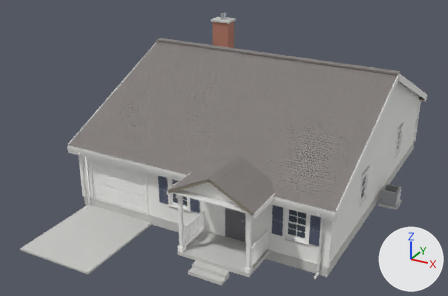
The FBX model Game/Assets/_Project/Art/Environment/Buildings/SM_House_1F_A.fbx, before and after one commit.
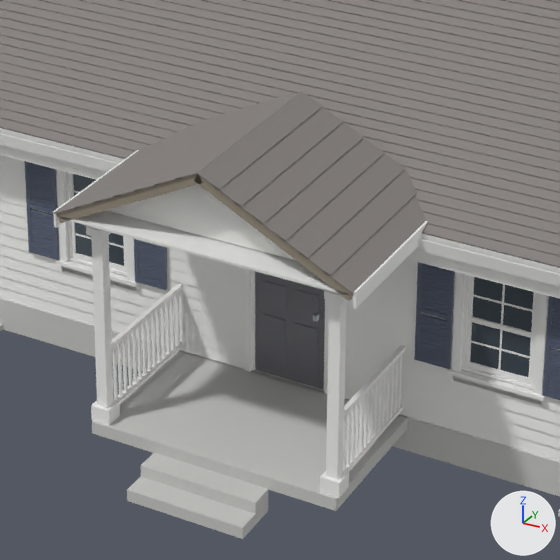
The first picture shows the older version from a 50 mm camera at (12.2, -26.6, 14.3) aimed at (-0.7, -3.1, 2.6). The close-ups show the older and then the newer version on the part from 34% to 70% of the width and 43% to 99% of the height of that picture. Only the edits that show in the close-ups are written down. Arrows for +X, +Y and +Z are at lower right; the lights stay in place. Objects named as collision shapes, trigger or cutter boxes, shadow casters or lower levels of detail are left out. Where no turn or scale is listed for an object, it has been applied to the vertices. Vertices at exactly the same position are counted once.

In view in the first close-up: 'SM_House_1F_A_LOD0'.
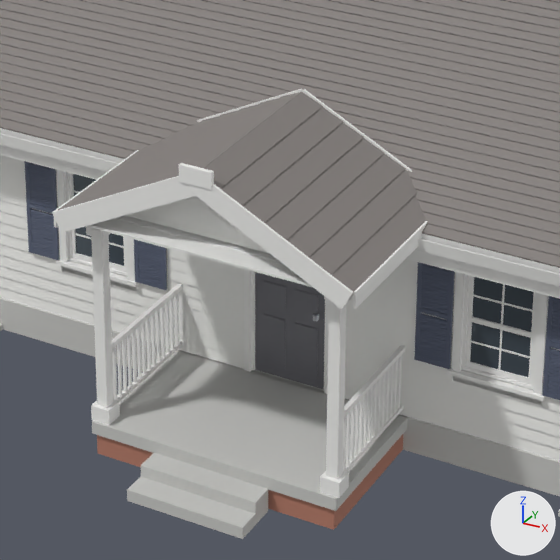
Boxes [x1, y1, x2, y2] around the edits, measured in the close-ups (560 x 560 px; the box of a moved part takes in the faces that stretch with it):
part 1 of me_sm_house_1f_a_lod0, added: after [97, 434, 403, 530]
part 2 of me_sm_house_1f_a_lod0, added: after [188, 183, 353, 309]
part 3 of me_sm_house_1f_a_lod0, added (mostly hidden): after [302, 89, 412, 172]
part 4 of me_sm_house_1f_a_lod0, added: after [179, 163, 214, 190]
part 5 of me_sm_house_1f_a_lod0, moved or reshaped: before [91, 92, 403, 538]; after [52, 89, 404, 538]
part 6 of me_sm_house_1f_a_lod0, recoloured: before [56, 174, 353, 301]

The change, as a list of edits to the scene's bpy script:
```text
Change me_sm_house_1f_a_lod0:
    used by ob_sm_house_1f_a_lod0; location = (0.0, 0.0, 0.0)
    remove me_sm_house_1f_a_lod0.from_pydata(...)  # 6282 vertices, 5212 faces; spans x -6.3..7.0, y -11.4..7.6, z 0.0..7.8
    add me_sm_house_1f_a_lod0.from_pydata(...)  # 6344 vertices, 5260 faces; spans x -6.4..7.0, y -11.4..7.6, z 0.0..7.8
    me_sm_house_1f_a_lod0 part 1: a new loose piece, a box spanning x 0.41..3.53, y -8.86..-7.0, z 0.0..0.29, in mat_m_brick_red (brown #b57c69)
    me_sm_house_1f_a_lod0 part 2: the loose piece of 8 vertices spanning x 2.9..3.3, y -9.1..-6.7, z 3.5..3.7 is copied, and the copy is scaled about its middle by (5.14, -0.0126, 5.45), then moved by (-0.3, -1.2, 0.0), in mat_m_trim_white (white #f3f3f1); it spans x 1.9..3.8, y -9.2..-9.1, z 3.0..4.2
    me_sm_house_1f_a_lod0 part 3: the loose piece of 8 vertices spanning x 2.9..3.3, y -9.1..-6.7, z 3.5..3.7 is copied, and the copy is scaled about its middle by (5.14, 0.0126, 5.45), then moved by (-0.3, 1.2, 0.0), in mat_m_trim_white (white #f3f3f1); it spans x 1.9..3.8, y -6.7, z 3.0..4.2
    me_sm_house_1f_a_lod0 part 4: a new loose piece, a box spanning x 1.775..2.175, y -9.17..-9.118, z 4.05..4.25, in mat_m_trim_white (white #f3f3f1)
    me_sm_house_1f_a_lod0 part 5
    10 vertices are removed from x 0.5..3.5, y -9.2..-7.5, z 0.0..1.3
    188 faces are deleted
    8 vertices in x 0.5..3.5, y -7.8, z 0.6..1.3 move by (0.0, 0.2, 0.0)
    8 vertices in x 0.4..3.6, y -6.8, z 3.0..3.2 move by (0.0, -0.1, 0.0)
    40 vertices move within x 0.4..3.5, y -8.8..-7.6, z 0.5..1.3
    24 vertices are added at x 0.1..3.5, y -9.2..-6.7, z 0.6..4.2
    4 new faces join them, mat_m_concrete_grey (light grey #c8c8c5)
    192 new faces join them, mat_m_trim_white (white #f3f3f1)
    4 new faces join them, mat_m_roof_shingle (grey #86817e)
    me_sm_house_1f_a_lod0 part 6: 36 faces spanning x -6.3..6.3, y -9.1..7.4, z 3.0..6.3 switch from mat_m_roof_deck (brown #958b7c) to mat_m_soffit_white (white #f1f1ef)
    other edits to the shape of me_sm_house_1f_a_lod0 do not show in these pictures
```
